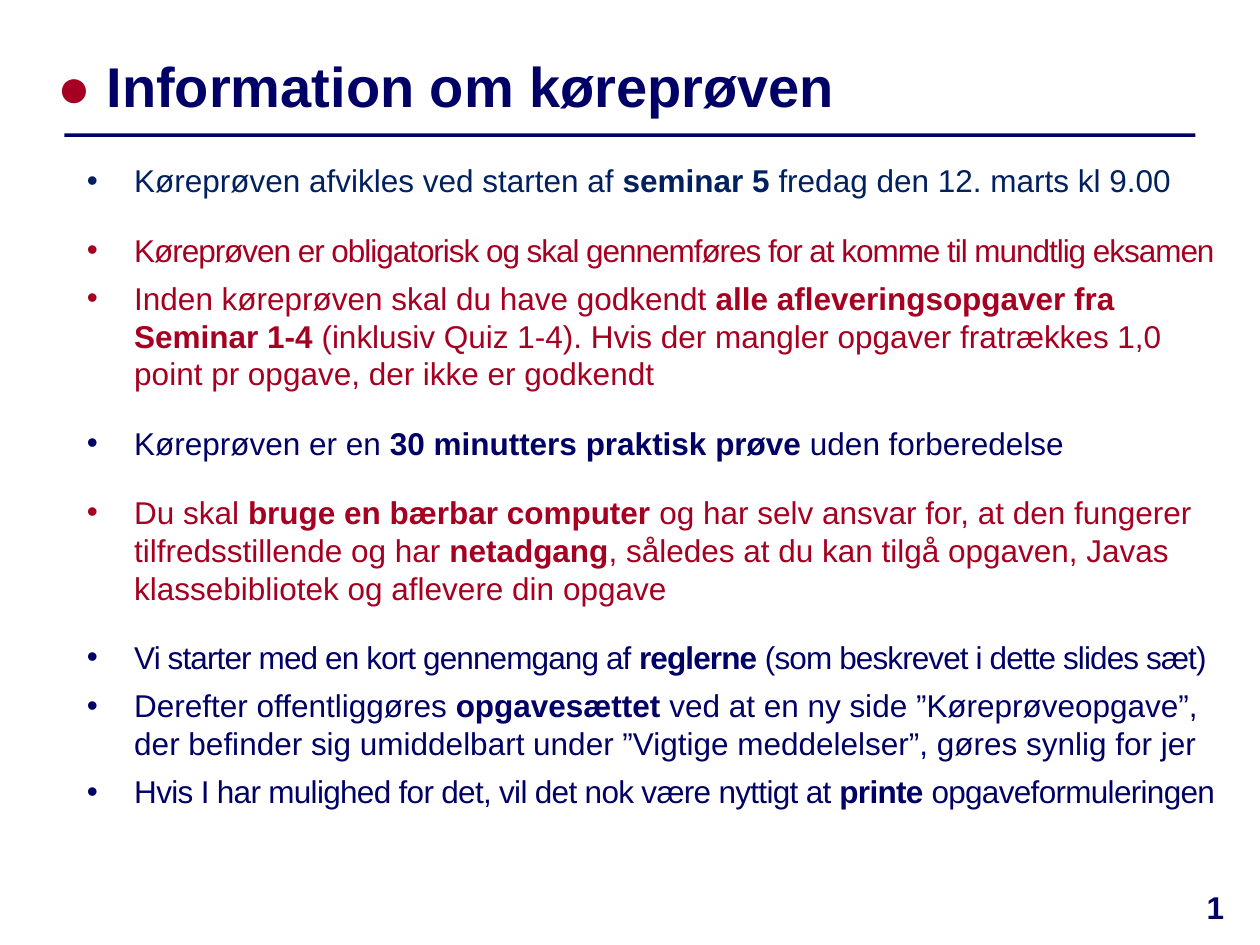
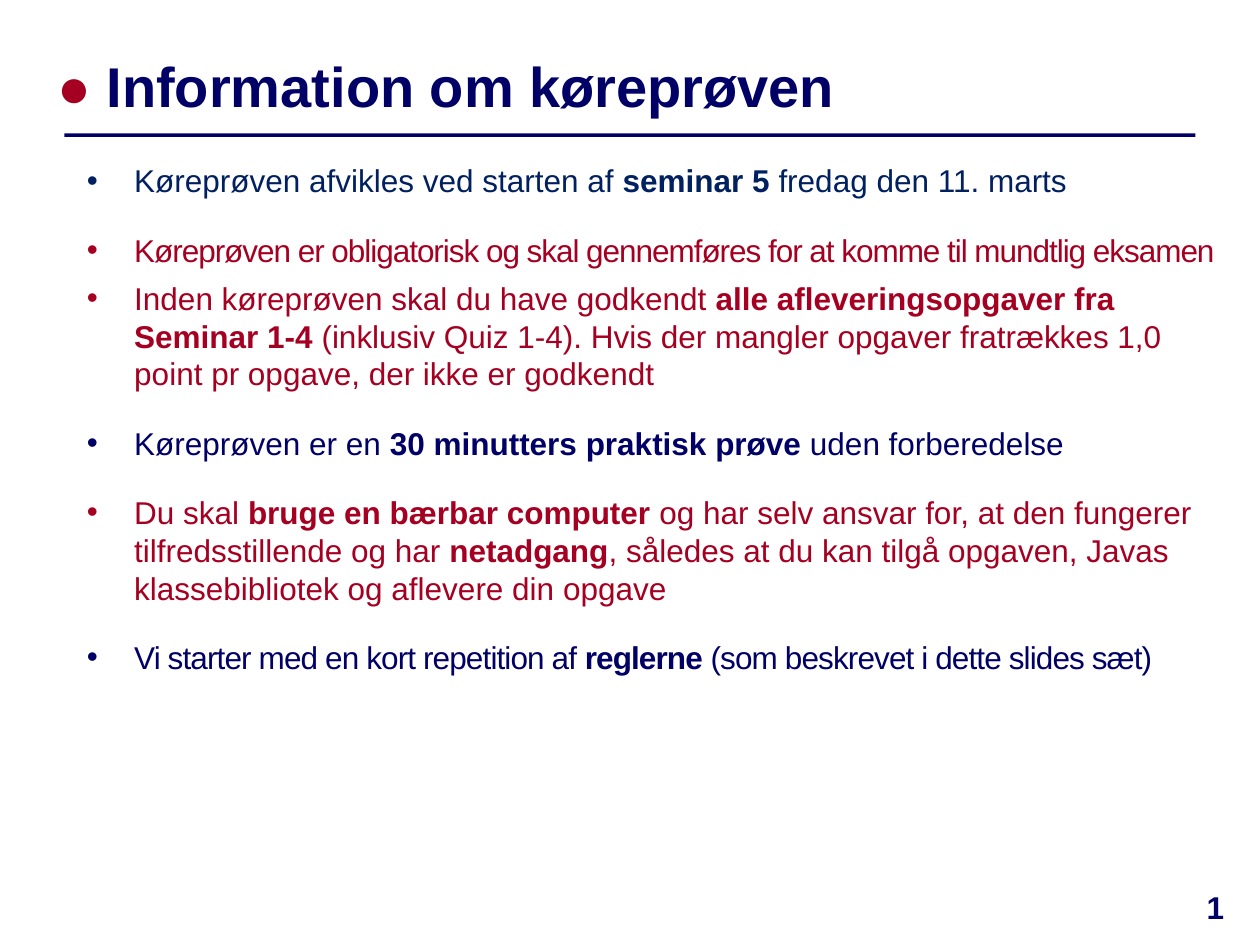
Before and after one commit to IntProgAU/Materiale, a slide deck: slide 1 of web/g22/status/Køreprøven.pptx. Drawn at 1260x945 pixels with LibreOffice and Linux fonts; fonts in the diff are those of the drawing. Boxes give left, top, right and bottom in pixels: in the first picture for what was removed or moved away, otherwise in the second. Text is boxed around its words. In the diff, an @@ line names an element or a change of style, - is before the commit and + after.

```diff
--- a/web/g22/status/Køreprøven.pptx
+++ b/web/g22/status/Køreprøven.pptx
@@ text at box(134, 169, 1067, 198): text changed @@
-• Køreprøven afvikles ved starten af seminar 5 fredag den 12. marts kl 9.00
+• Køreprøven afvikles ved starten af seminar 5 fredag den 11. marts
@@ text at box(134, 646, 1152, 675): text changed @@
-  • Vi starter med en kort gennemgang af reglerne (som beskrevet i dette slides sæt)
-  • Derefter offentliggøres opgavesættet ved at en ny side ”Køreprøveopgave”, der befinder sig umiddelbart under ”Vigtige meddelelser”, gøres synlig for jer
-  • Hvis I har mulighed for det, vil det nok være nyttigt at printe opgaveformuleringen
+  • Vi starter med en kort repetition af reglerne (som beskrevet i dette slides sæt)
```
Also in this commit, not shown: 4 other slides changed, 2 slides added, 1 slide removed, 7 other files.
